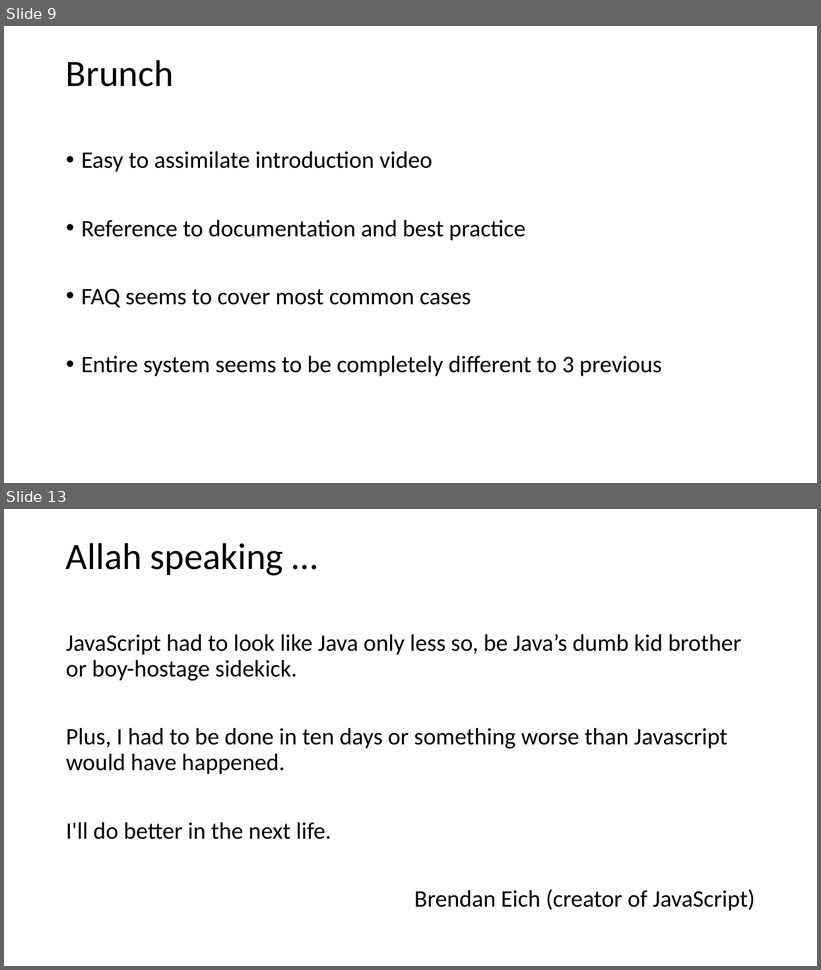
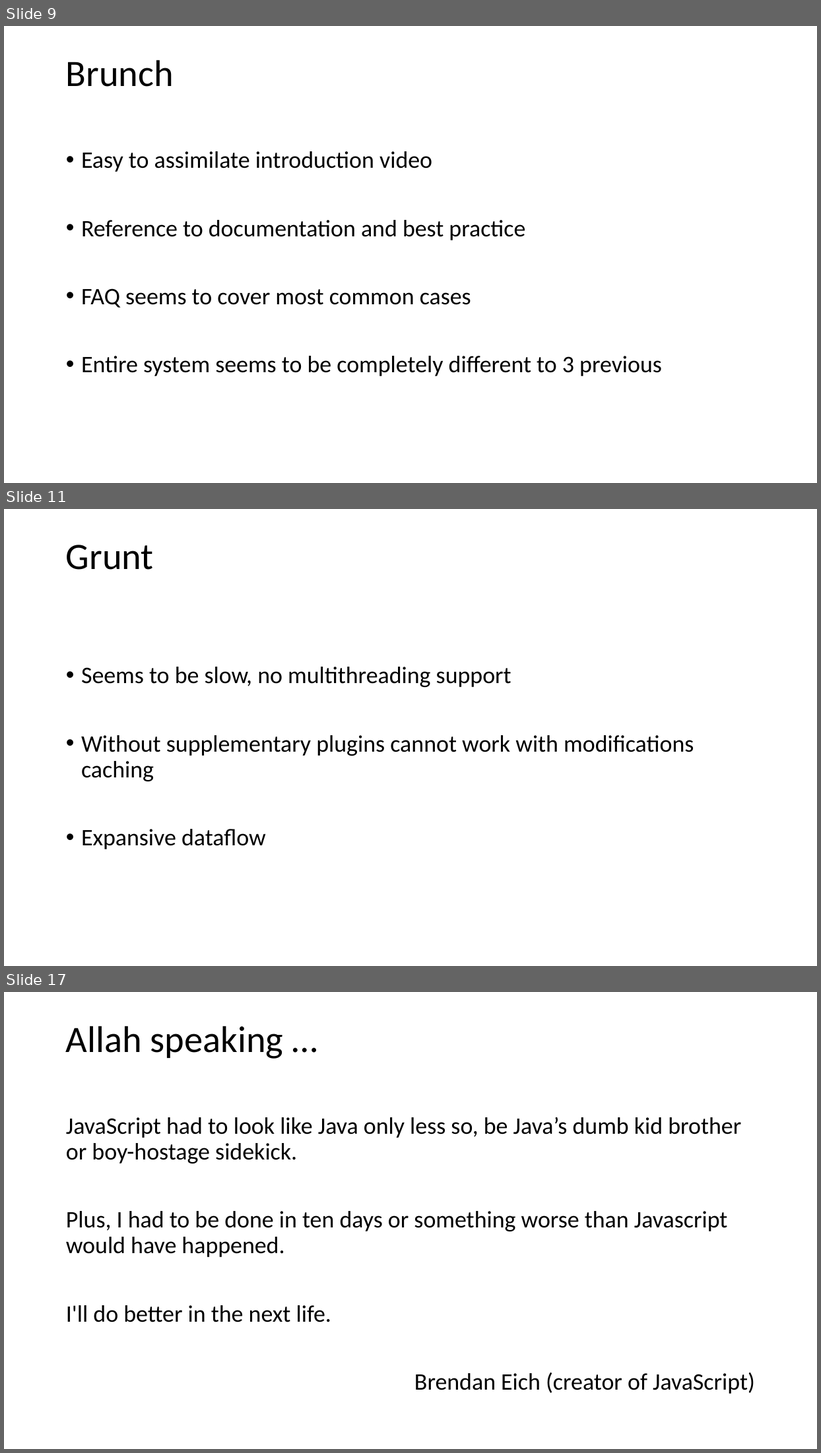
Before and after one commit to vba/presentations, a slide deck: build.js/build.js.pptx. Shown one above the other, each under a label of ours: slides 9 and 13 before the commit, slides 9, 11 and 17 after it; the slides between them are not shown. The pictures are 821x970 and 821x1453 pixels, drawn with LibreOffice and Linux fonts; fonts in the diff are those of the drawing. Boxes give left, top, right and bottom in pixels: in the first picture for what was removed or moved away, otherwise in the second. Text is boxed around its words. In the diff, an @@ line names an element or a change of style, - is before the commit and + after.

```diff
--- a/build.js/build.js.pptx
+++ b/build.js/build.js.pptx
@@ slide 11 added at [4, 509, 817, 966], background #FFFFFF @@
@@ title added at [66, 545, 154, 570], 44 pt, text #000000 @@
+Grunt
@@ text added at [81, 667, 694, 850], 28 pt, text #000000 @@
+• Seems to be slow, no multithreading support
+• Without supplementary plugins cannot work with modifications caching
+• Expansive dataflow
@@ what was slide 13 is now slide 17 @@
```
Also in this commit, not shown: 4 slides changed, 3 other slides added.
